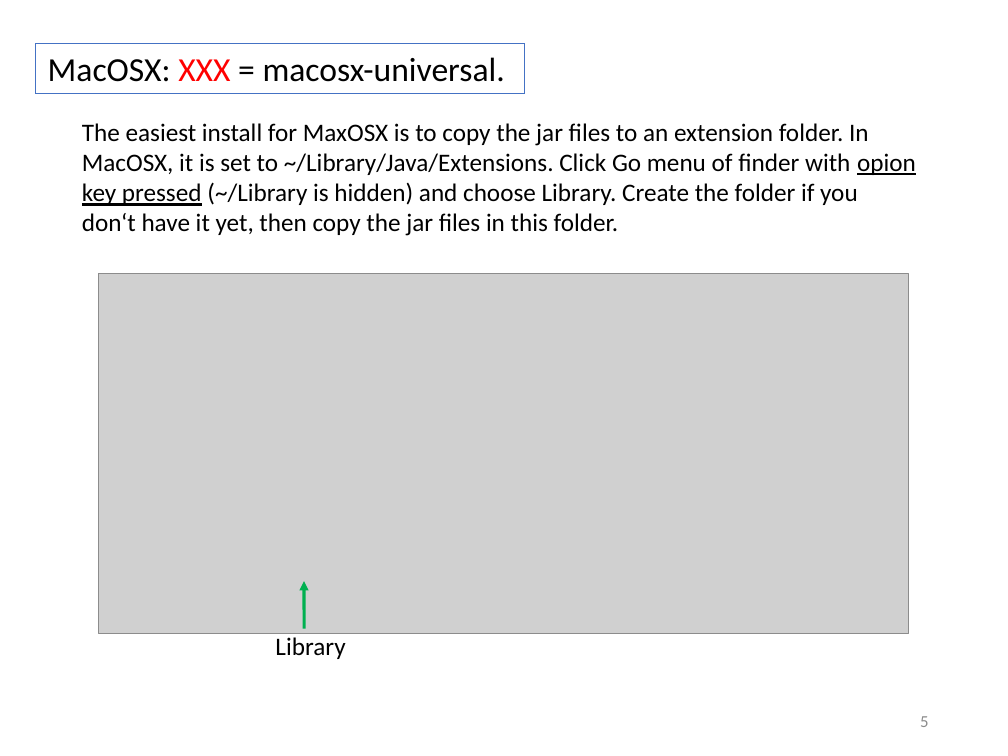
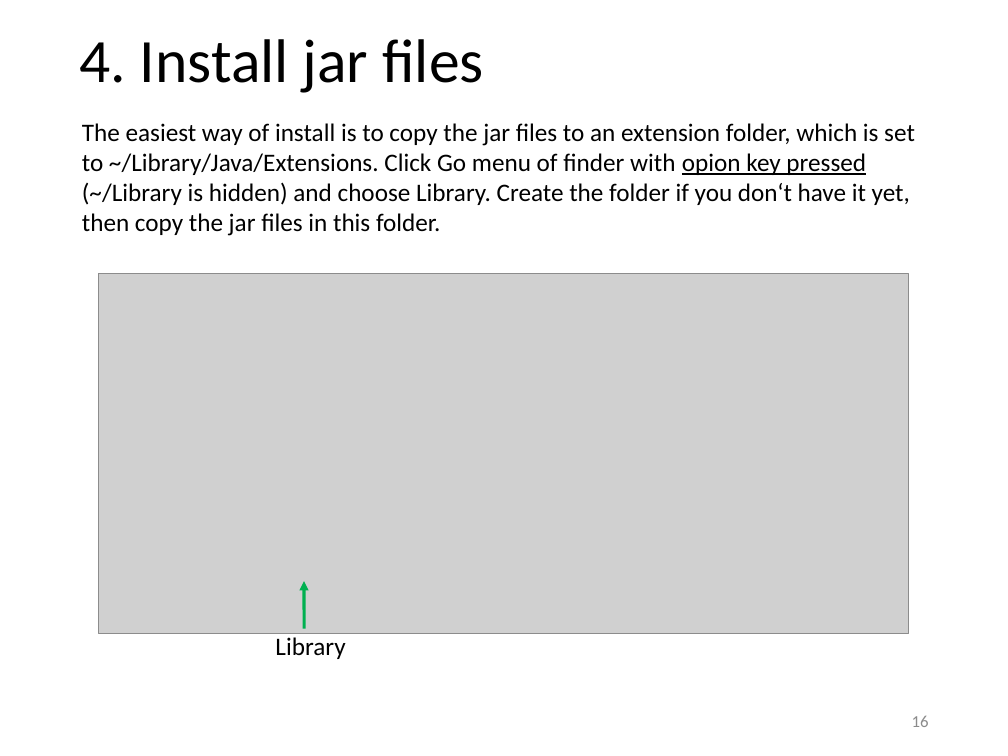
Before and after one commit to yagikiyoshi/sindo, a slide deck: slide 17 of doc/JSindo/install.pptx (slide 6 before the commit). Drawn at 1008x756 pixels with LibreOffice and Linux fonts; fonts in the diff are those of the drawing; grey boxes stand for pictures. Boxes give left, top, right and bottom in pixels: in the first picture for what was removed or moved away, otherwise in the second. Text is boxed around its words. In the diff, an @@ line names an element or a change of style, - is before the commit and + after.

Commit message:
modified install document

```diff
--- a/doc/JSindo/install.pptx
+++ b/doc/JSindo/install.pptx
@@ rectangle removed at box(35, 43, 525, 94) @@
-MacOSX: XXX = macosx-universal.
@@ title added at box(79, 39, 483, 93), 44 pt, text #000000 @@
+4. Install jar files
@@ text at box(82, 123, 915, 236): text changed @@
-The easiest install for MaxOSX is to copy the jar files to an extension folder. In MacOSX, it is set to ~/Library/Java/Extensions. Click Go menu of finder with opion key pressed (~/Library is hidden) and choose Library. Create the folder if you don‘t have it yet, then copy the jar files in this folder.
+The easiest way of install is to copy the jar files to an extension folder, which is set to ~/Library/Java/Extensions. Click Go menu of finder with opion key pressed (~/Library is hidden) and choose Library. Create the folder if you don‘t have it yet, then copy the jar files in this folder.
@@ page number at box(912, 716, 929, 727): text changed @@
-5
+16
```
Also in this commit, not shown: 10 other slides changed, 18 slides added, 1 other file.
